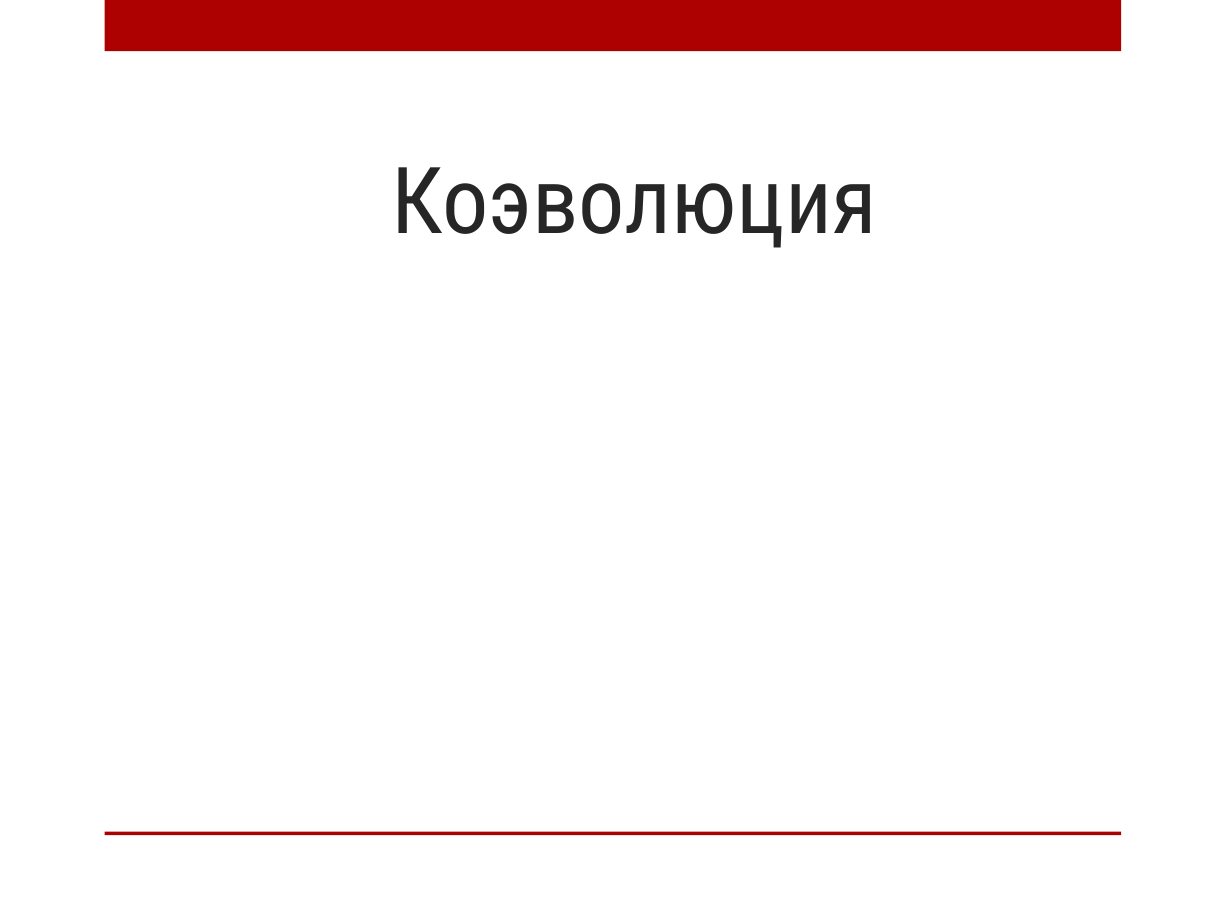
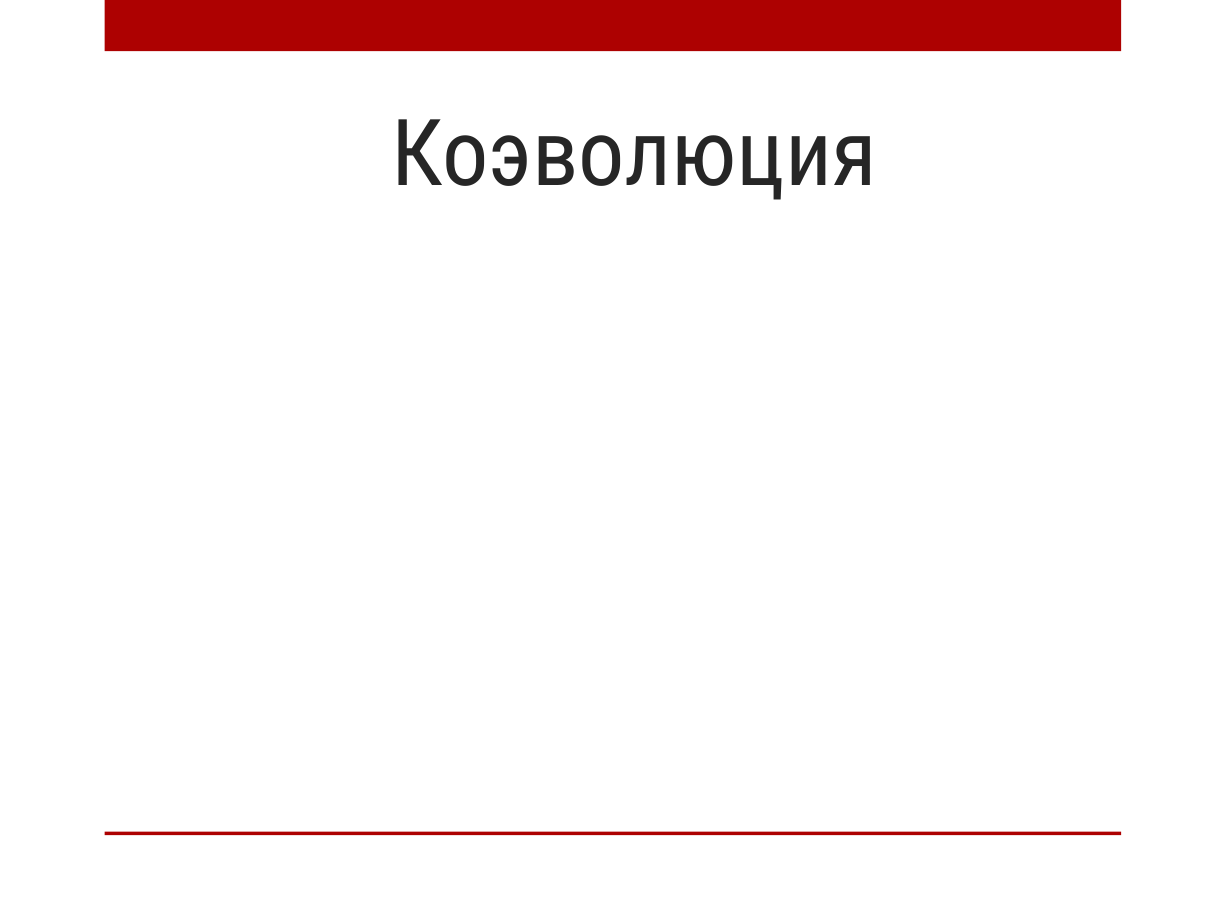
Before and after one commit to AnnaIbakaeva/Genetic, a slide deck: slide 16 of Диплом/Магистратура.Ибакаева.pptx (slide 17 before the commit). Drawn at 1232x924 pixels with LibreOffice and Linux fonts; fonts in the diff are those of the drawing; grey boxes stand for pictures; background and template pictures are left out. Boxes give left, top, right and bottom in pixels: in the first picture for what was removed or moved away, otherwise in the second. Text is boxed around its words. In the diff, an @@ line names an element or a change of style, - is before the commit and + after.

```diff
--- a/Диплом/Магистратура.Ибакаева.pptx
+++ b/Диплом/Магистратура.Ибакаева.pptx
@@ title "Коэволюция": place and size @@
-title "Коэволюция" at <box>392,167,877,248</box>
+title "Коэволюция" at <box>392,119,877,200</box>
```
Also in this commit, not shown: 2 other slides changed, 1 slide added, 1 slide removed, 1 other file.
